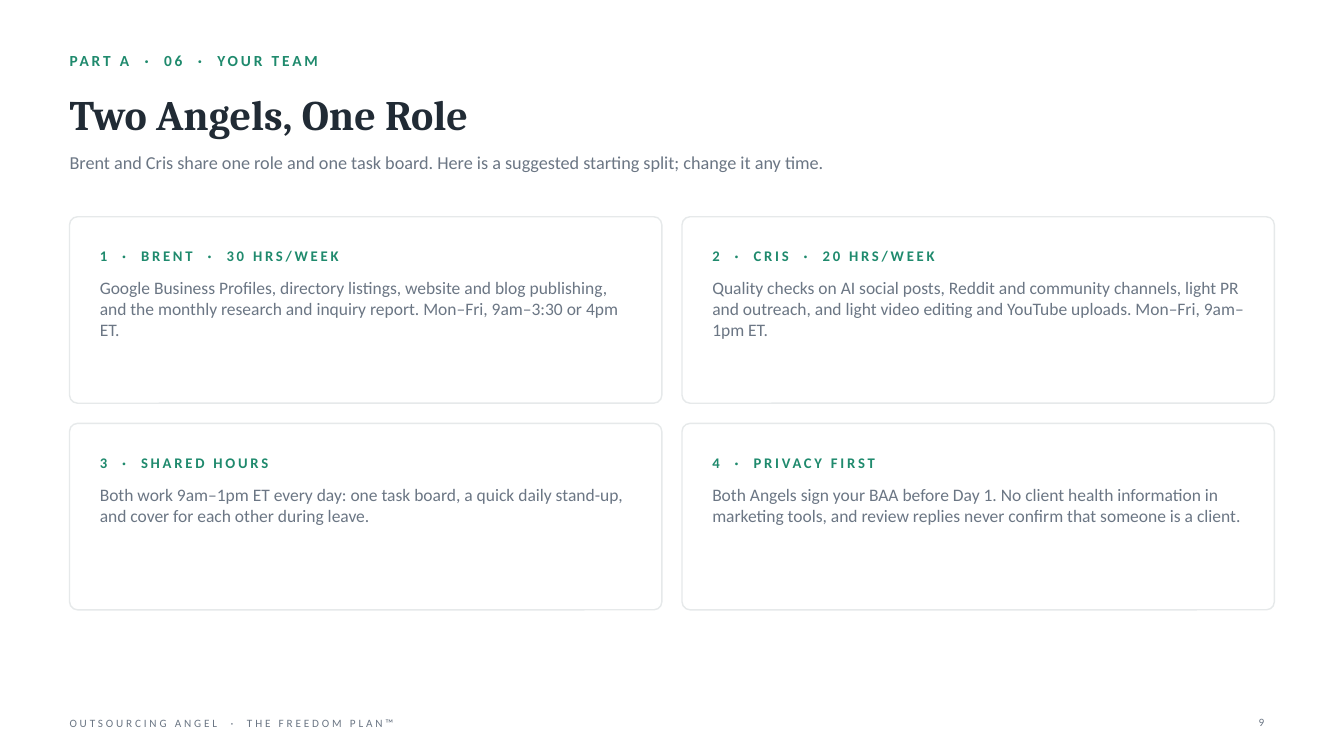
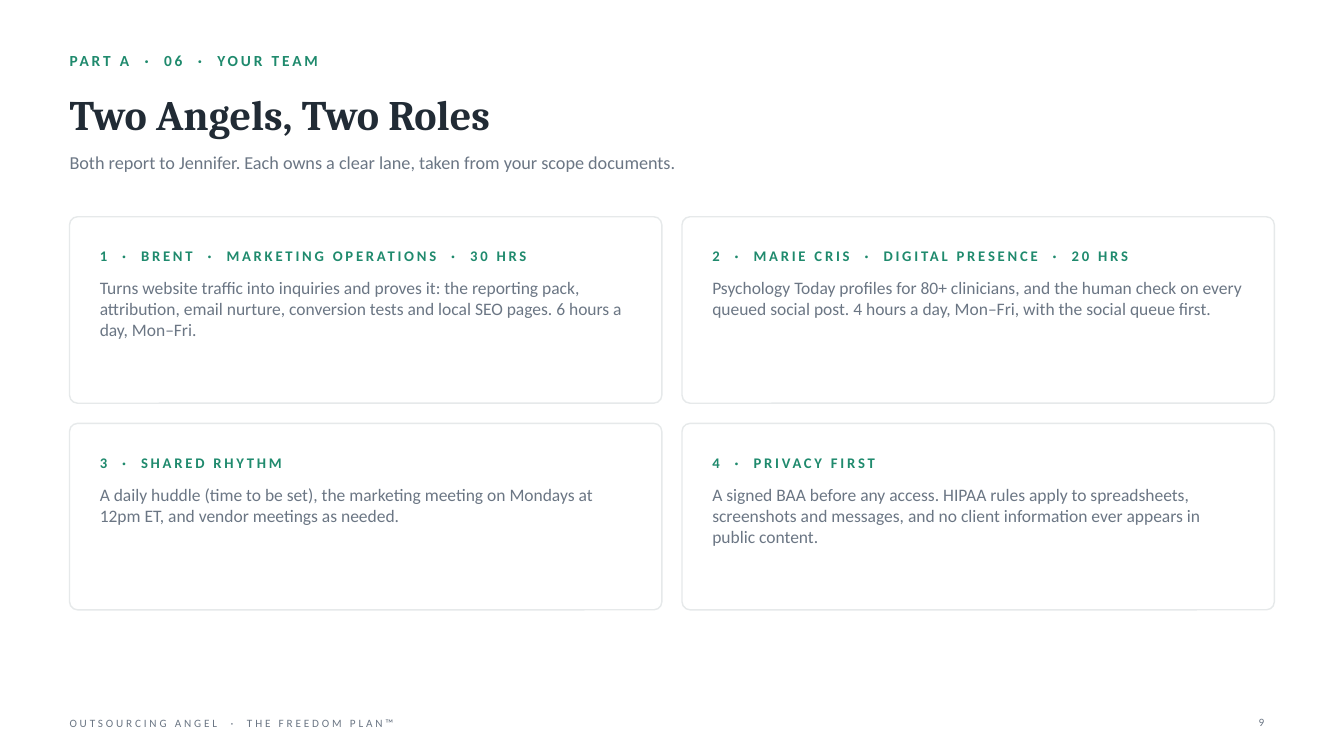
Before and after one commit to gail-gif/OA, a slide deck: slide 9 of Jennifer_Olivares_Freedom_Plan.pptx. Drawn at 1344x756 pixels with LibreOffice and Linux fonts; fonts in the diff are those of the drawing. Boxes give left, top, right and bottom in pixels: in the first picture for what was removed or moved away, otherwise in the second. Text is boxed around its words. In the diff, an @@ line names an element or a change of style, - is before the commit and + after.

```diff
--- a/Jennifer_Olivares_Freedom_Plan.pptx
+++ b/Jennifer_Olivares_Freedom_Plan.pptx
@@ title at [70, 101, 490, 140]: text changed @@
-Two Angels, One Role
+Two Angels, Two Roles
@@ text at [70, 156, 675, 172]: text changed @@
-Brent and Cris share one role and one task board. Here is a suggested starting split; change it any time.
+Both report to Jennifer. Each owns a clear lane, taken from your scope documents.
@@ text at [100, 251, 527, 261]: text changed @@
-1 · BRENT · 30 HRS/WEEK
+1 · BRENT · MARKETING OPERATIONS · 30 HRS
@@ text at [712, 251, 1128, 261]: text changed @@
-2 · CRIS · 20 HRS/WEEK
+2 · MARIE CRIS · DIGITAL PRESENCE · 20 HRS
@@ text at [100, 282, 621, 339]: text changed @@
-Google Business Profiles, directory listings, website and blog publishing, and the monthly research and inquiry report. Mon–Fri, 9am–3:30 or 4pm ET.
+Turns website traffic into inquiries and proves it: the reporting pack, attribution, email nurture, conversion tests and local SEO pages. 6 hours a day, Mon–Fri.
@@ text at [712, 282, 1242, 318]: text changed @@
-Quality checks on AI social posts, Reddit and community channels, light PR and outreach, and light video editing and YouTube uploads. Mon–Fri, 9am–1pm ET.
+Psychology Today profiles for 80+ clinicians, and the human check on every queued social post. 4 hours a day, Mon–Fri, with the social queue first.
@@ text at [100, 458, 281, 468]: text changed @@
-3 · SHARED HOURS
+3 · SHARED RHYTHM
@@ text at [100, 488, 593, 525]: text changed @@
-Both work 9am–1pm ET every day: one task board, a quick daily stand-up, and cover for each other during leave.
+A daily huddle (time to be set), the marketing meeting on Mondays at 12pm ET, and vendor meetings as needed.
@@ text at [712, 489, 1200, 546]: text changed @@
-Both Angels sign your BAA before Day 1. No client health information in marketing tools, and review replies never confirm that someone is a client.
+A signed BAA before any access. HIPAA rules apply to spreadsheets, screenshots and messages, and no client information ever appears in public content.
```
Also in this commit, not shown: 27 other slides changed, 6 other files.
